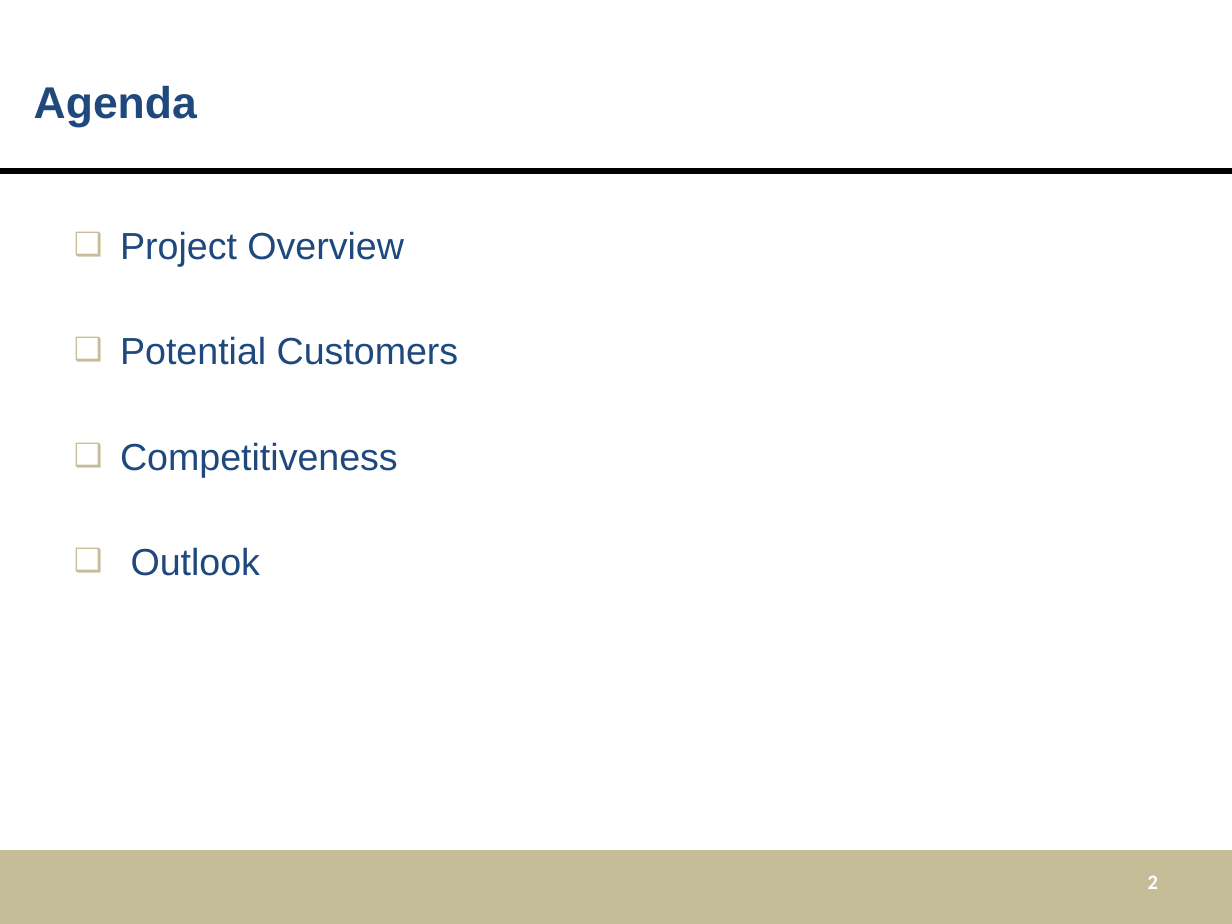
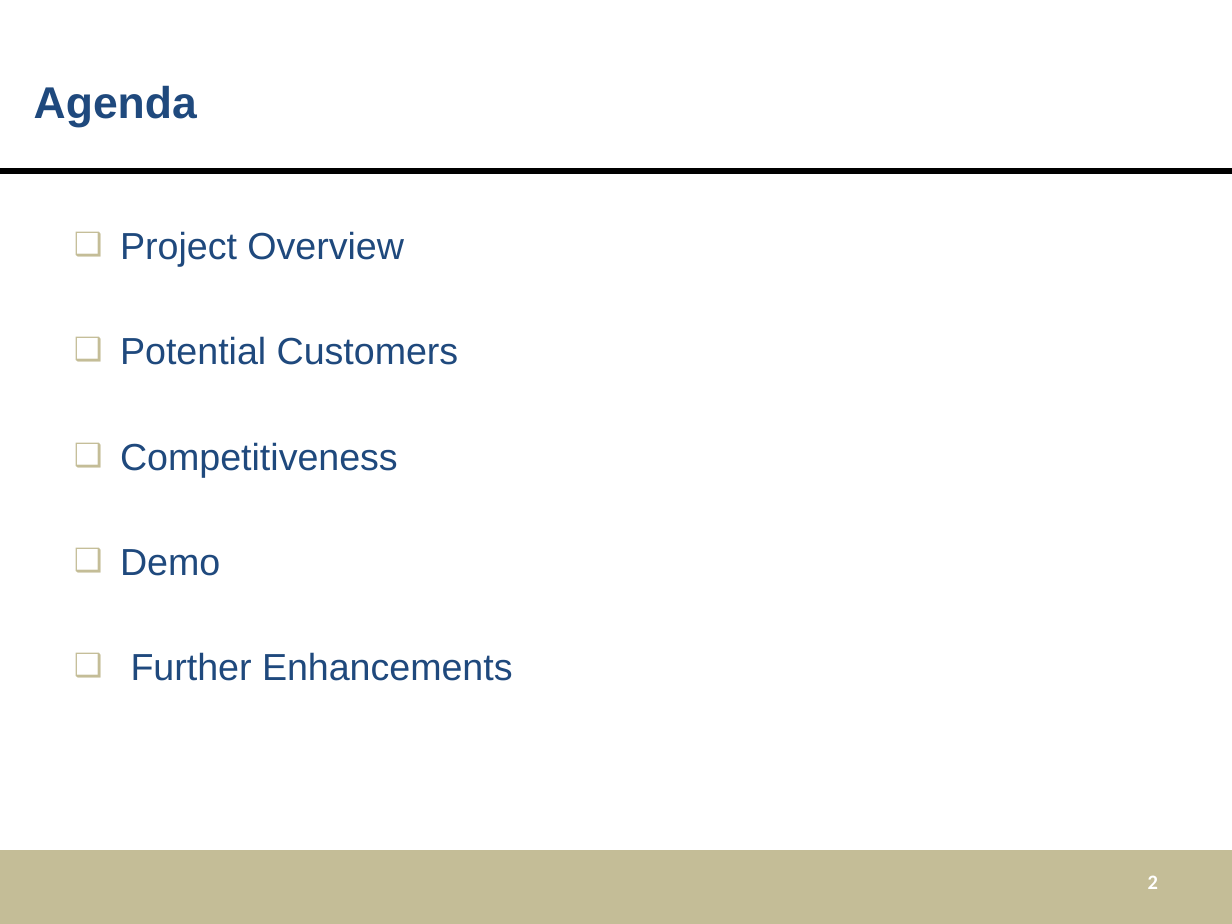
Before and after one commit to mdger/UGNM_Instantmessaging, a slide deck: slide 2 of LAS2peer-Template-Project/doc/Presentation_template.pptx. Drawn at 1232x924 pixels with LibreOffice and Linux fonts; fonts in the diff are those of the drawing. Boxes give left, top, right and bottom in pixels: in the first picture for what was removed or moved away, otherwise in the second. Text is boxed around its words. In the diff, an @@ line names an element or a change of style, - is before the commit and + after.

Commit message:
Presentation
Part: Further Enhancements

```diff
--- a/LAS2peer-Template-Project/doc/Presentation_template.pptx
+++ b/LAS2peer-Template-Project/doc/Presentation_template.pptx
@@ text at bbox=[120, 549, 513, 681]: text changed @@
-❑ Outlook
+❑ Demo
+❑ Further Enhancements
```
Also in this commit, not shown: 2 slides added.
